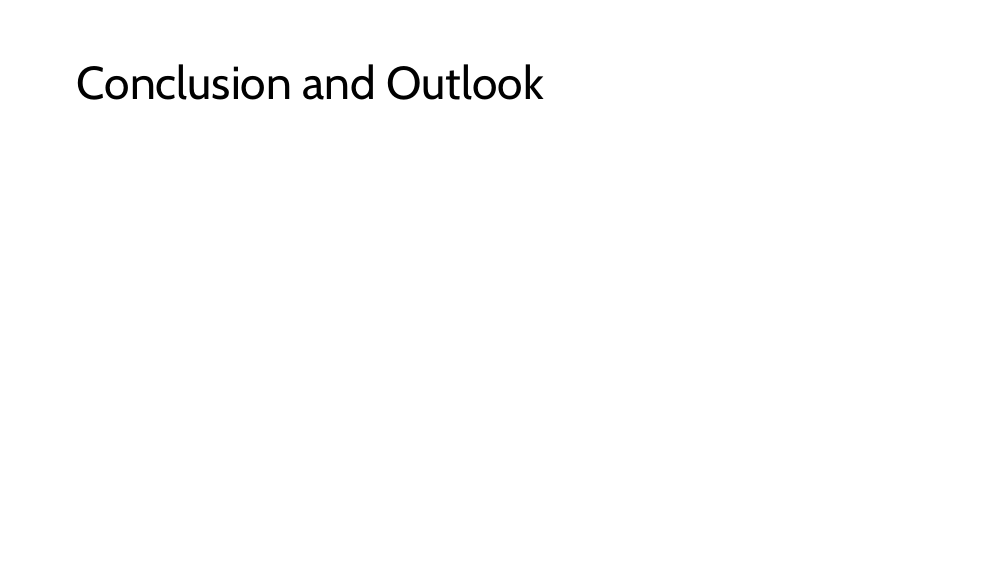
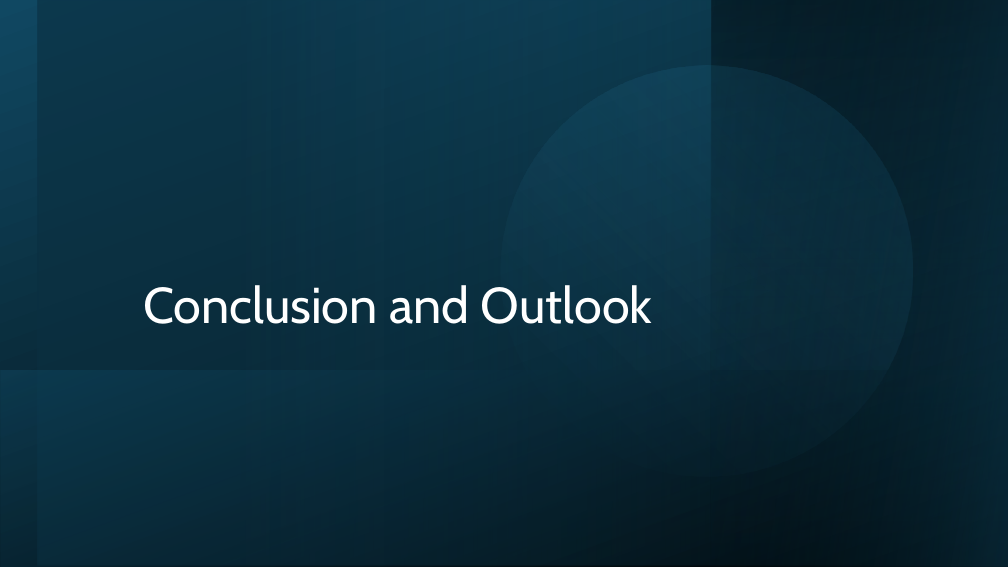
Before and after one commit to Erasmus-In-Salerno/presentation, a slide deck: slide 28 of Presentation_Sof_Dep_Project.pptx (slide 13 before the commit). Drawn at 1008x567 pixels with LibreOffice and Linux fonts; fonts in the diff are those of the drawing. Boxes give left, top, right and bottom in pixels: in the first picture for what was removed or moved away, otherwise in the second. Text is boxed around its words. In the diff, an @@ line names an element or a change of style, - is before the commit and + after.

```diff
--- a/Presentation_Sof_Dep_Project.pptx
+++ b/Presentation_Sof_Dep_Project.pptx
@@ rectangle added at box(0, 0, 1008, 567), fill gradient #000000 to #104862 @@
@@ rectangle added at box(38, 0, 1008, 566), fill gradient #0B3041 to #156082 @@
@@ ellipse added at box(453, 18, 960, 523), fill gradient #156082 to #46B1E1 @@
@@ rectangle added at box(711, 0, 1008, 567), fill gradient #104862 to #000000 @@
@@ rectangle added at box(712, 0, 1008, 567), fill gradient #104862 to #000000 @@
@@ title "Conclusion and Outlook": place and size @@
-title "Conclusion and Outlook" at box(77, 64, 544, 100)
+title "Conclusion and Outlook" at box(143, 285, 652, 324)
@@ title "Conclusion and Outlook" at box(143, 285, 652, 324): size 44 to 48 pt, text colour #000000 to #FFFFFF; alignment left to right; vertical alignment middle to bottom @@
@@ rectangle added at box(1, 371, 1008, 567), fill gradient #104862 to #000000 @@
```
Also in this commit, not shown: 15 other slides changed, 20 slides added, 2 slides removed.
